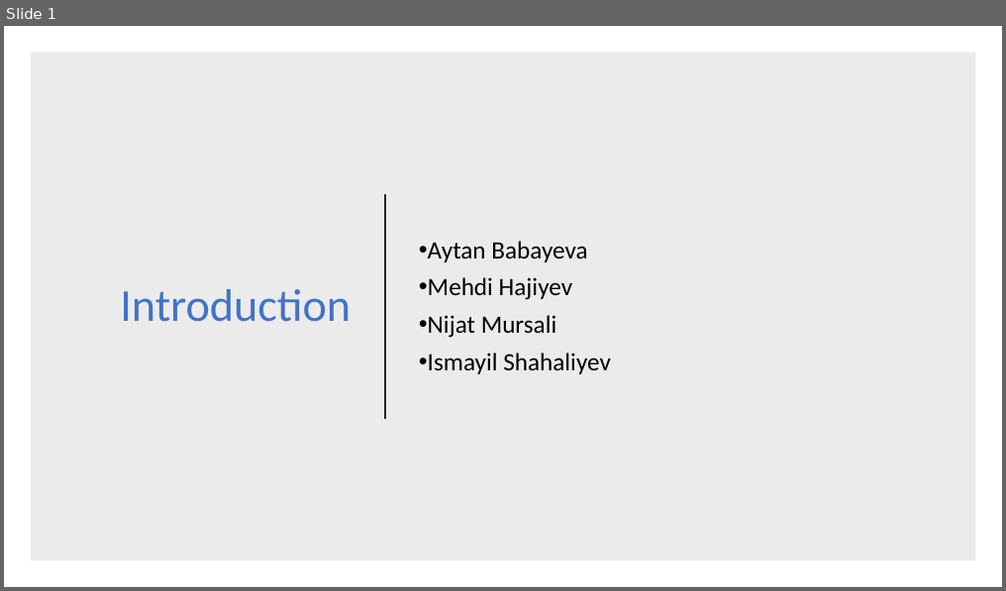
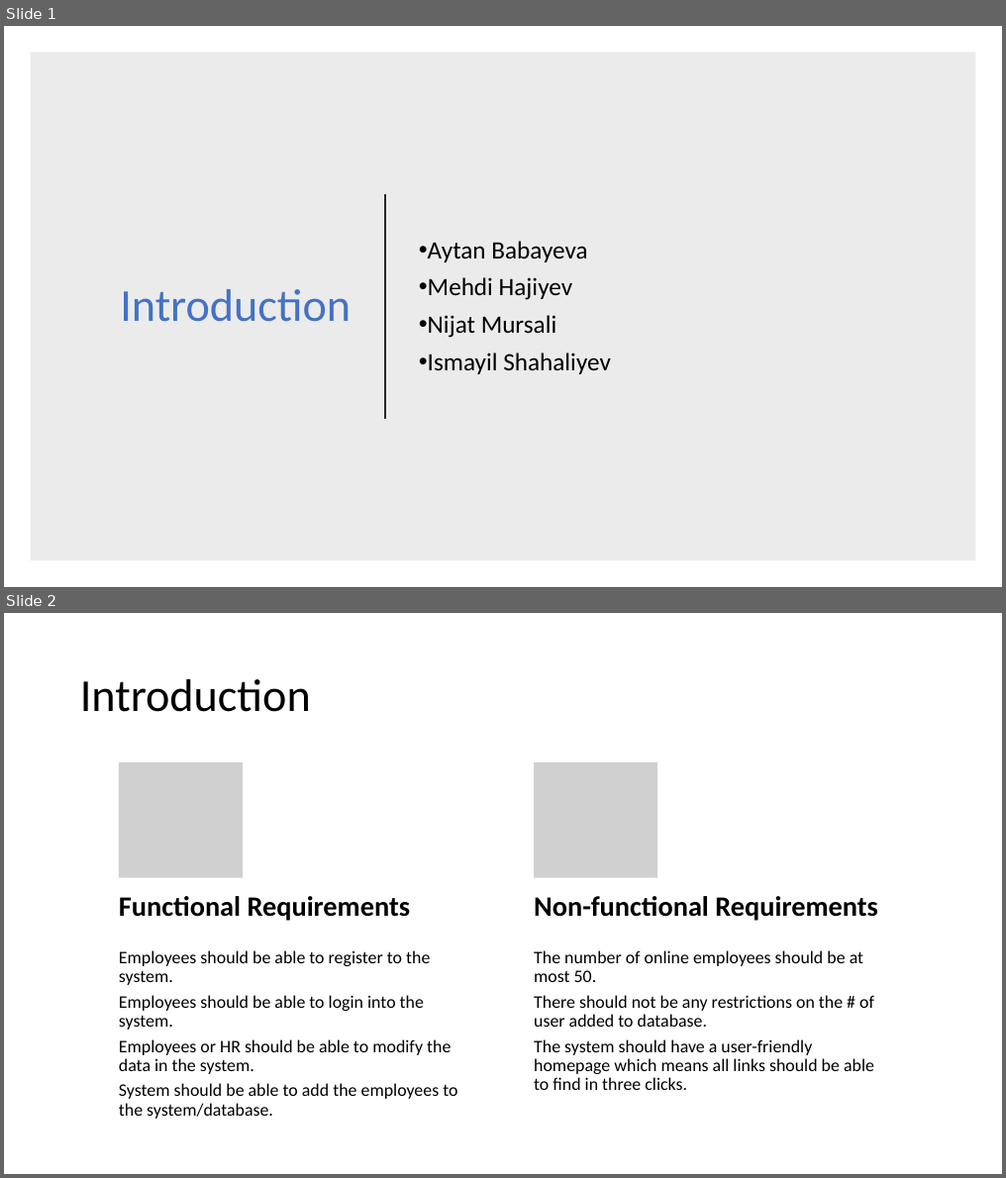
Before and after one commit to nijatmursali/ObjectOriented, a slide deck: Presentation.pptx. Shown one above the other, each under a label of ours: slide 1 before the commit, slides 1 and 2 after it. The pictures are 1006x591 and 1006x1178 pixels, drawn with LibreOffice and Linux fonts; fonts in the diff are those of the drawing; grey boxes stand for pictures. Boxes give left, top, right and bottom in pixels: in the first picture for what was removed or moved away, otherwise in the second. Text is boxed around its words. In the diff, an @@ line names an element or a change of style, - is before the commit and + after.

```diff
--- a/Presentation.pptx
+++ b/Presentation.pptx
@@ slide 2 added at (x1=4, y1=613, x2=1002, y2=1174), background #FFFFFF @@
@@ title added at (x1=80, y1=679, x2=311, y2=712), 44 pt, text #000000 @@
+Introduction
@@ group added at (x1=119, y1=762, x2=878, y2=1119): 4 texts, 2 pictures @@
+Functional Requirements
+Employees should be able to register to the system.
+Employees should be able to login into the system.
+Employees or HR should be able to modify the data in the system.
+System should be able to add the employees to the system/database.
+Non-functional Requirements
+The number of online employees should be at most 50.
+There should not be any restrictions on the # of user added to database.
+The system should have a user-friendly homepage which means all links should be able to find in three clicks.
```
Also in this commit, not shown: 10 other slides added, 3 slides removed.
